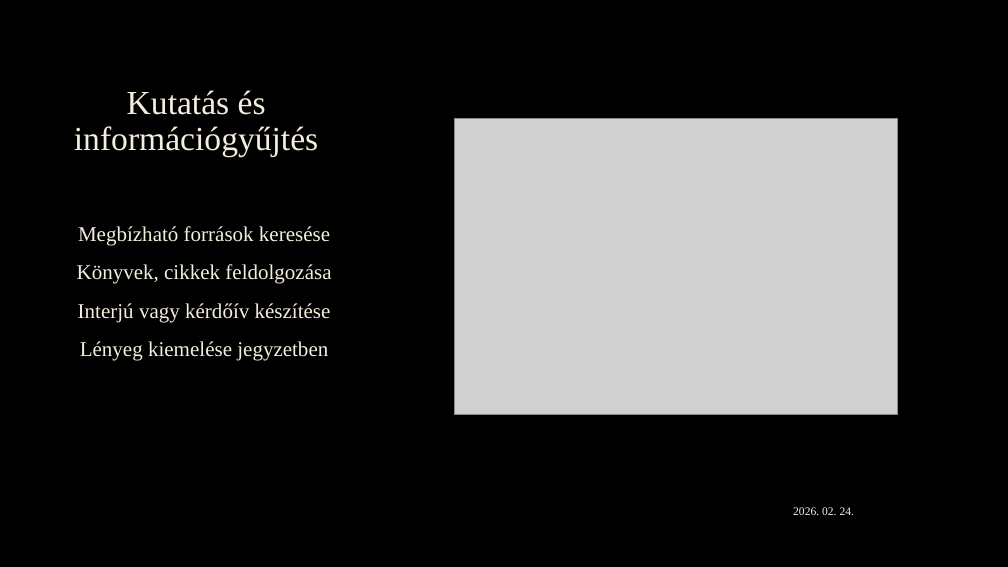
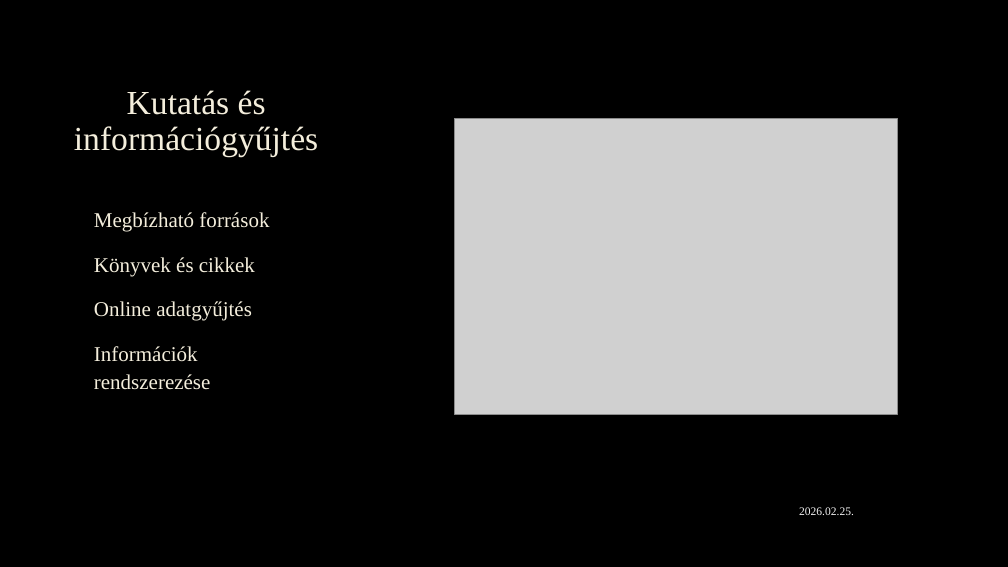
Before and after one commit to kecskefing22/iz-biz-, a slide deck: slide 4 of Projektmunka.pptx. Drawn at 1008x567 pixels with LibreOffice and Linux fonts; fonts in the diff are those of the drawing; grey boxes stand for pictures; background and template pictures are left out. Boxes give left, top, right and bottom in pixels: in the first picture for what was removed or moved away, otherwise in the second. Text is boxed around its words. In the diff, an @@ line names an element or a change of style, - is before the commit and + after.

```diff
--- a/Projektmunka.pptx
+++ b/Projektmunka.pptx
@@ text removed at bbox=[77, 226, 331, 361] @@
-Megbízható források keresése
-Könyvek, cikkek feldolgozása
-Interjú vagy kérdőív készítése
-Lényeg kiemelése jegyzetben
@@ text added at bbox=[94, 212, 269, 390], 20 pt, text #F4EEDC @@
+Megbízható források
+Könyvek és cikkek
+Online adatgyűjtés
+Információk rendszerezése
@@ text at bbox=[799, 507, 854, 515]: text changed @@
-2026. 02. 24.
+2026.02.25.
```
Also in this commit, not shown: 7 other slides changed.
